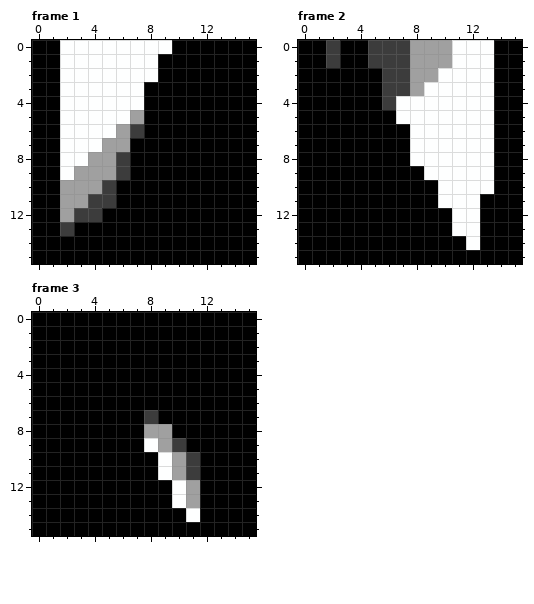
Pixel-art file, stored at art/sprite_tiles/longsword_north_2.aseprite. Above, as it was before the edit.
16x16 pixels, 4 frames. Shown: frame 1, frame 2, frame 3.
Now the later version:
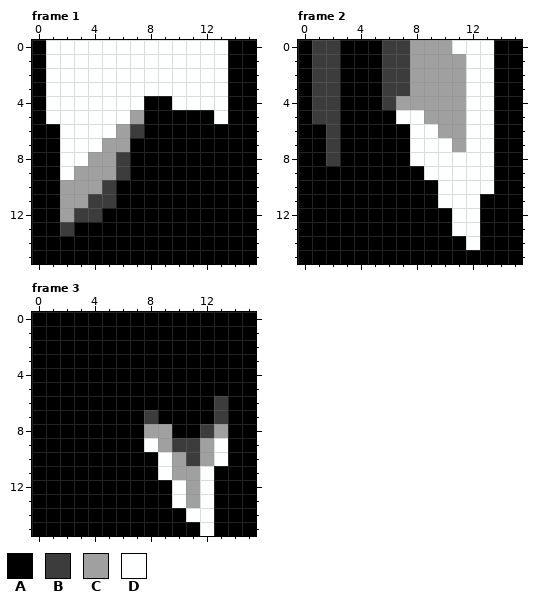
Palette (. is transparent): A #000000  B #3c3c3c  C #a0a0a0  D #feffff
From old to new:
Frame 1:
y 0: x 1 A -> D; x 10..13 AAAA -> DDDD
y 1..2: x 1 A -> D; x 9..13 AAAAA -> DDDDD
y 3: x 1 A -> D; x 8..13 AAAAAA -> DDDDDD
y 4: x 1 A -> D; x 10..13 AAAA -> DDDD
y 5: x 1 A -> D; x 13 A -> D
Frame 2:
y 0: x 1 A -> B; x 5 B -> A
y 1: x 1 A -> B; x 5 B -> A; x 11 D -> C
y 2: x 1..2 AA -> BB; x 10..11 DD -> CC
y 3: x 1..2 AA -> BB; x 9..11 DDD -> CCC
y 4: x 1..2 AA -> BB; x 7..11 DDDDD -> CCCCC
y 5: x 1..2 AA -> BB; x 9..11 DDD -> CCC
y 6: x 2 A -> B; x 10..11 DD -> CC
y 7: x 2 A -> B; x 11 D -> C
y 8: x 2 A -> B
Frame 3:
y 6..7: x 13 A -> B
y 8: x 12..13 AA -> BC
y 9: x 11..13 AAA -> BCD
y 10: x 12..13 AA -> CD
y 11: x 11..12 BA -> CD
y 12..15: x 12 A -> D
Where, in picture pixels (left, top, right, bottom), the same in both pictures:
changed: (46, 40, 60, 124)
changed: (144, 40, 228, 124)
changed: (312, 40, 466, 166)
changed: (186, 396, 228, 536)
